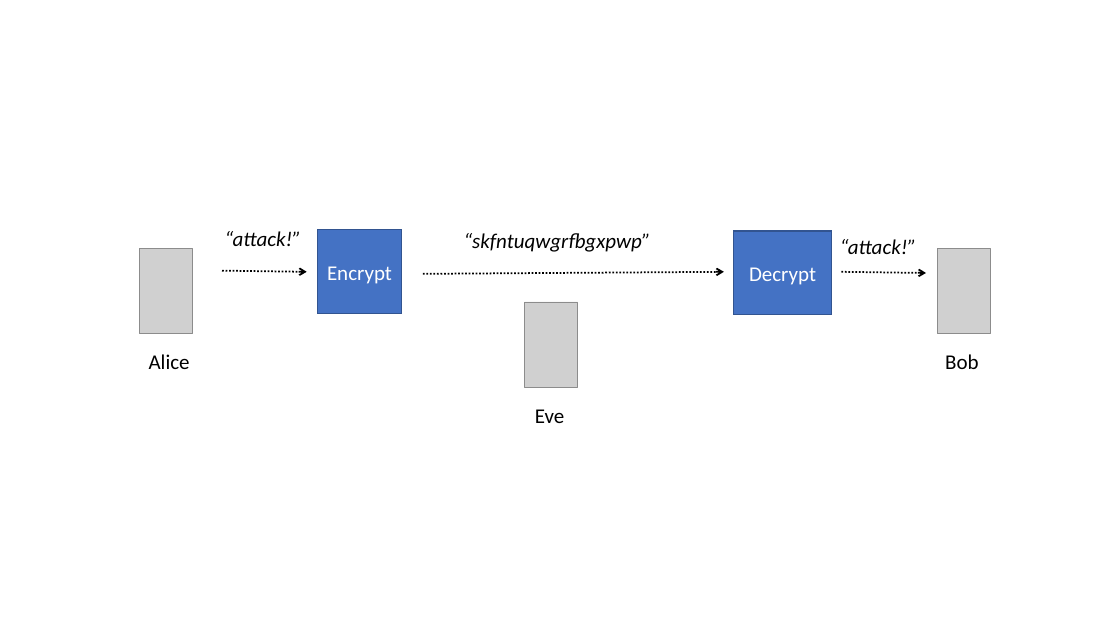
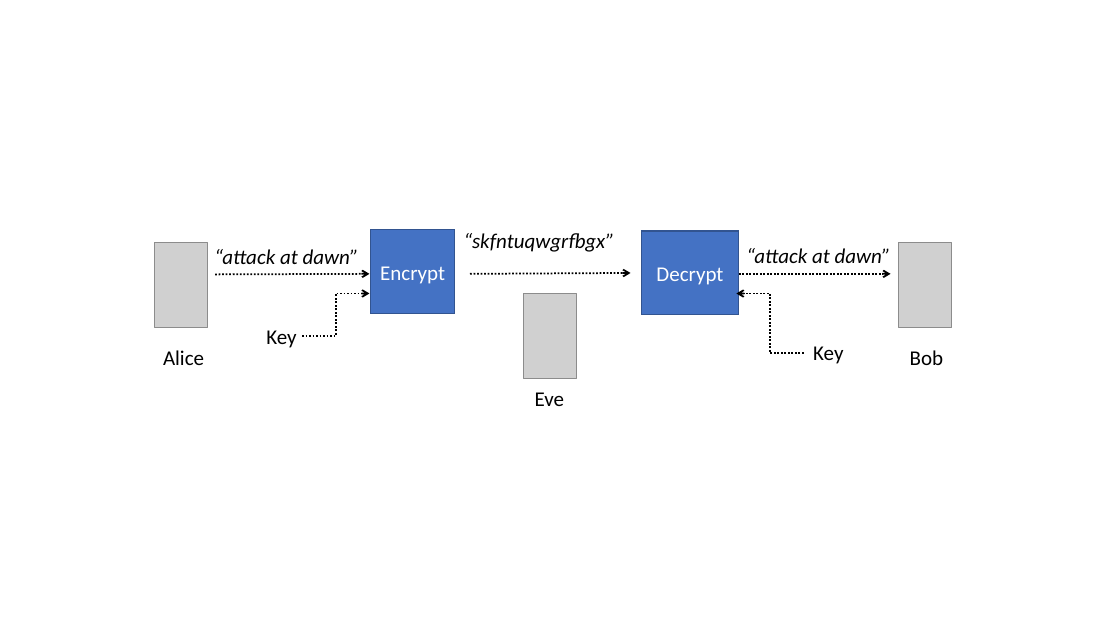
Before and after one commit to edharcourt/CS140, a slide deck: slide 27 of images/pygame_rect_window.pptx. Drawn at 1120x630 pixels with LibreOffice and Linux fonts; fonts in the diff are those of the drawing; grey boxes stand for pictures. Boxes give left, top, right and bottom in pixels: in the first picture for what was removed or moved away, otherwise in the second. Text is boxed around its words. In the diff, an @@ line names an element or a change of style, - is before the commit and + after.

```diff
--- a/images/pygame_rect_window.pptx
+++ b/images/pygame_rect_window.pptx
@@ rectangle "Encrypt": place and size @@
-rectangle "Encrypt" at bbox=[318, 230, 402, 314]
+rectangle "Encrypt" at bbox=[371, 230, 455, 314]
@@ text at bbox=[464, 233, 615, 252]: text changed @@
-“skfntuqwgrfbgxpwp”
+“skfntuqwgrfbgx”
@@ rectangle "Decrypt": place and size @@
-rectangle "Decrypt" at bbox=[734, 231, 832, 315]
+rectangle "Decrypt" at bbox=[641, 231, 739, 315]
@@ picture: place and size @@
-picture at bbox=[139, 249, 192, 334]
+picture at bbox=[155, 243, 208, 328]
@@ text at bbox=[214, 249, 359, 264]: text changed @@
-“attack!”
+“attack at dawn”
@@ text at bbox=[746, 248, 891, 263]: text changed @@
-“attack!”
+“attack at dawn”
@@ picture: place and size @@
-picture at bbox=[938, 249, 991, 334]
+picture at bbox=[899, 243, 952, 328]
@@ arrow moved from (222, 271) - (307, 272) to (215, 275) - (370, 274) @@
@@ elbow arrow added from (302, 336) to (370, 293), #000000 1.5 pt dashed @@
@@ arrow moved from (423, 274) - (724, 272) to (471, 274) - (631, 273) @@
@@ picture: place and size @@
-picture at bbox=[525, 302, 578, 387]
+picture at bbox=[523, 293, 576, 378]
@@ elbow arrow added from (804, 353) to (737, 293), #000000 1.5 pt dashed @@
@@ arrow moved from (842, 272) - (926, 273) to (739, 274) - (891, 274) @@
@@ text "Alice": place and size @@
-text "Alice" at bbox=[149, 354, 190, 369]
+text "Alice" at bbox=[163, 350, 204, 365]
@@ text added at bbox=[266, 330, 296, 348], 18 pt, text #000000 @@
+Key
@@ text added at bbox=[813, 346, 843, 364], 18 pt, text #000000 @@
+Key
@@ text "Bob": place and size @@
-text "Bob" at bbox=[945, 354, 978, 369]
+text "Bob" at bbox=[910, 350, 943, 365]
@@ text "Eve": place and size @@
-text "Eve" at bbox=[535, 409, 564, 423]
+text "Eve" at bbox=[535, 392, 564, 406]
```
Also in this commit, not shown: 1 slide added, 3 other files.
